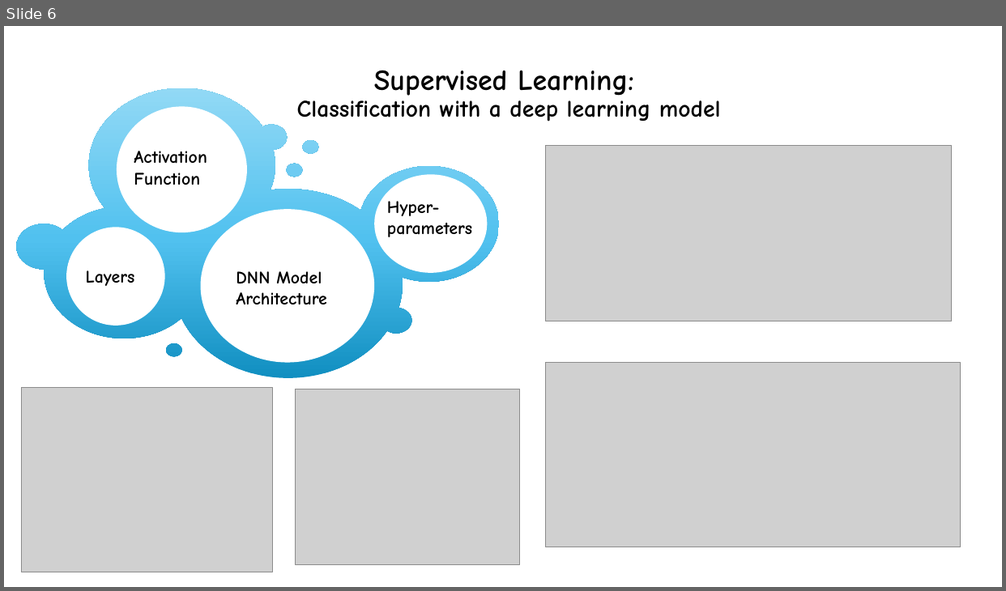
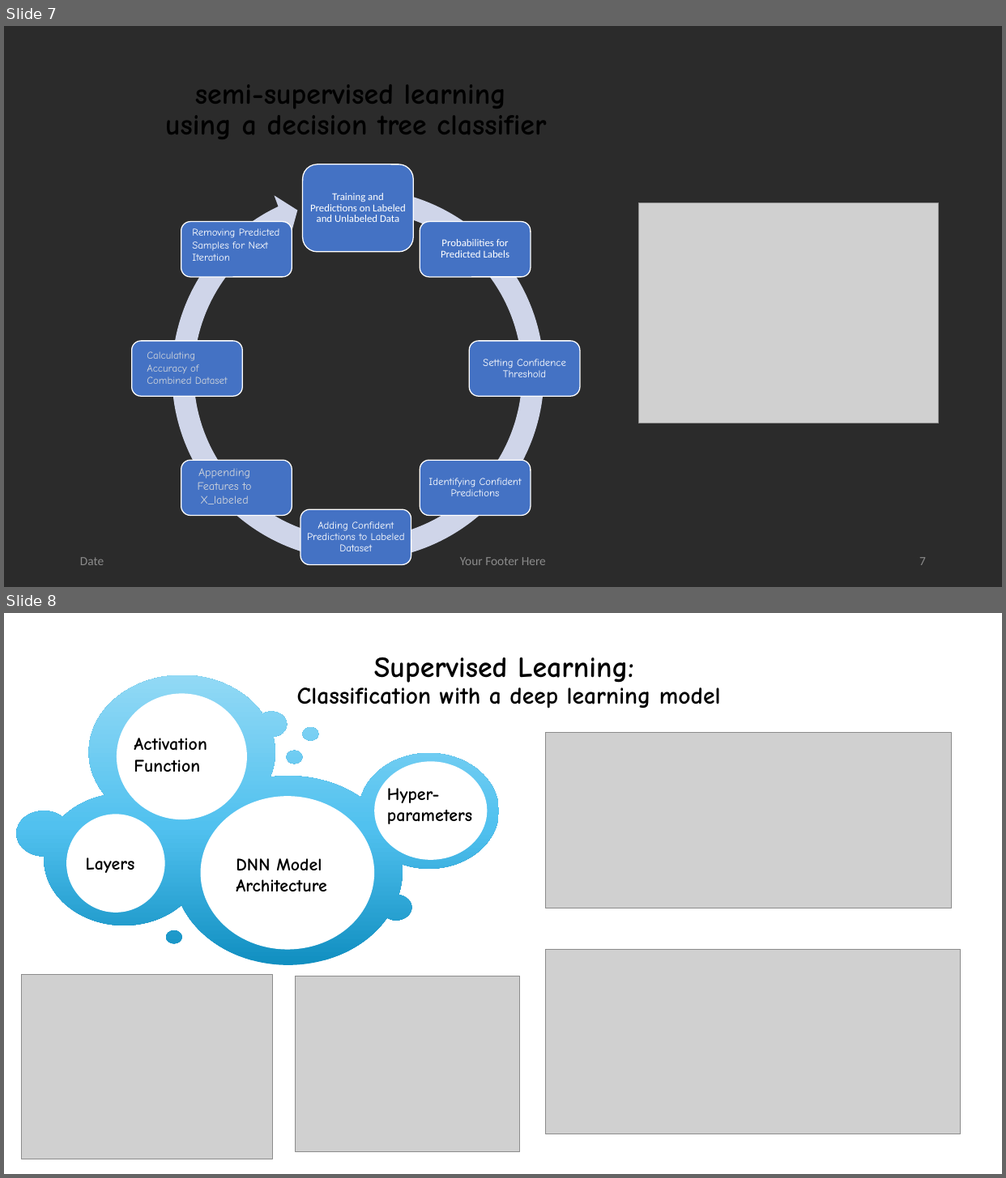
Before and after one commit to dinaomidvartehrani/Adult-Census-Income-Analysis, a slide deck: Presentation.pptx. Shown one above the other, each under a label of ours: slide 6 before the commit, slides 7 and 8 after it. The pictures are 1006x591 and 1006x1178 pixels, drawn with LibreOffice and Linux fonts; fonts in the diff are those of the drawing; grey boxes stand for pictures; background and template pictures are left out; a plain dark background stands for a picture behind light text. Boxes give left, top, right and bottom in pixels: in the first picture for what was removed or moved away, otherwise in the second. Text is boxed around its words. In the diff, an @@ line names an element or a change of style, - is before the commit and + after.

```diff
--- a/Presentation.pptx
+++ b/Presentation.pptx
@@ slide 7 added at (x1=4, y1=26, x2=1002, y2=587), background picture (left out) @@
@@ title added at (x1=165, y1=84, x2=546, y2=139), 28 pt, text #000000, bold @@
+semi-supervised learning
+using a decision tree classifier
@@ picture added at (x1=639, y1=203, x2=938, y2=424) @@
@@ group added at (x1=132, y1=165, x2=581, y2=574): 8 rounded rectangles, 5 texts, 1 circular arrow @@
+Training and Predictions on Labeled and Unlabeled Data
+Probabilities for Predicted Labels
+Setting Confidence Threshold
+Identifying Confident Predictions
+Adding Confident Predictions to Labeled Dataset
@@ text added at (x1=192, y1=228, x2=280, y2=261), 10 pt, text #FFFFFF @@
+Removing Predicted Samples for Next Iteration
@@ text added at (x1=147, y1=352, x2=228, y2=384), 10 pt, text #D1D5DB @@
+Calculating Accuracy of Combined Dataset
@@ text added at (x1=198, y1=468, x2=252, y2=505), 11 pt, text #D1D5DB @@
+Appending Features to X_labeled
@@ text added at (x1=80, y1=557, x2=104, y2=565), 12 pt, text #8C8C8C @@
+Date
@@ text added at (x1=460, y1=557, x2=546, y2=565), 12 pt, text #8C8C8C @@
+Your Footer Here
@@ page number added at (x1=919, y1=557, x2=926, y2=565), 12 pt, text #8C8C8C @@
+7
@@ what was slide 6 is now slide 8 @@
```
Also in this commit, not shown: 4 slides changed, 1 other slide added.
